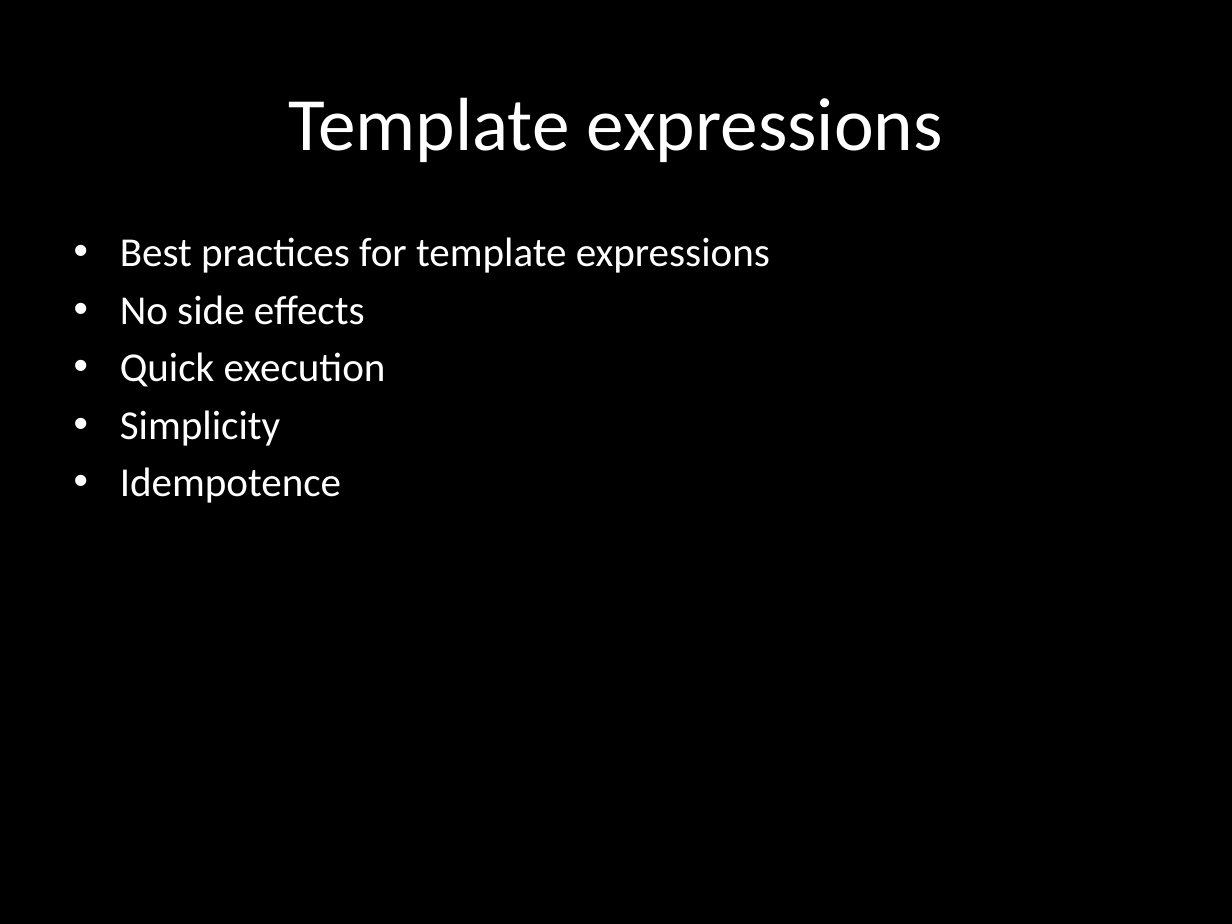
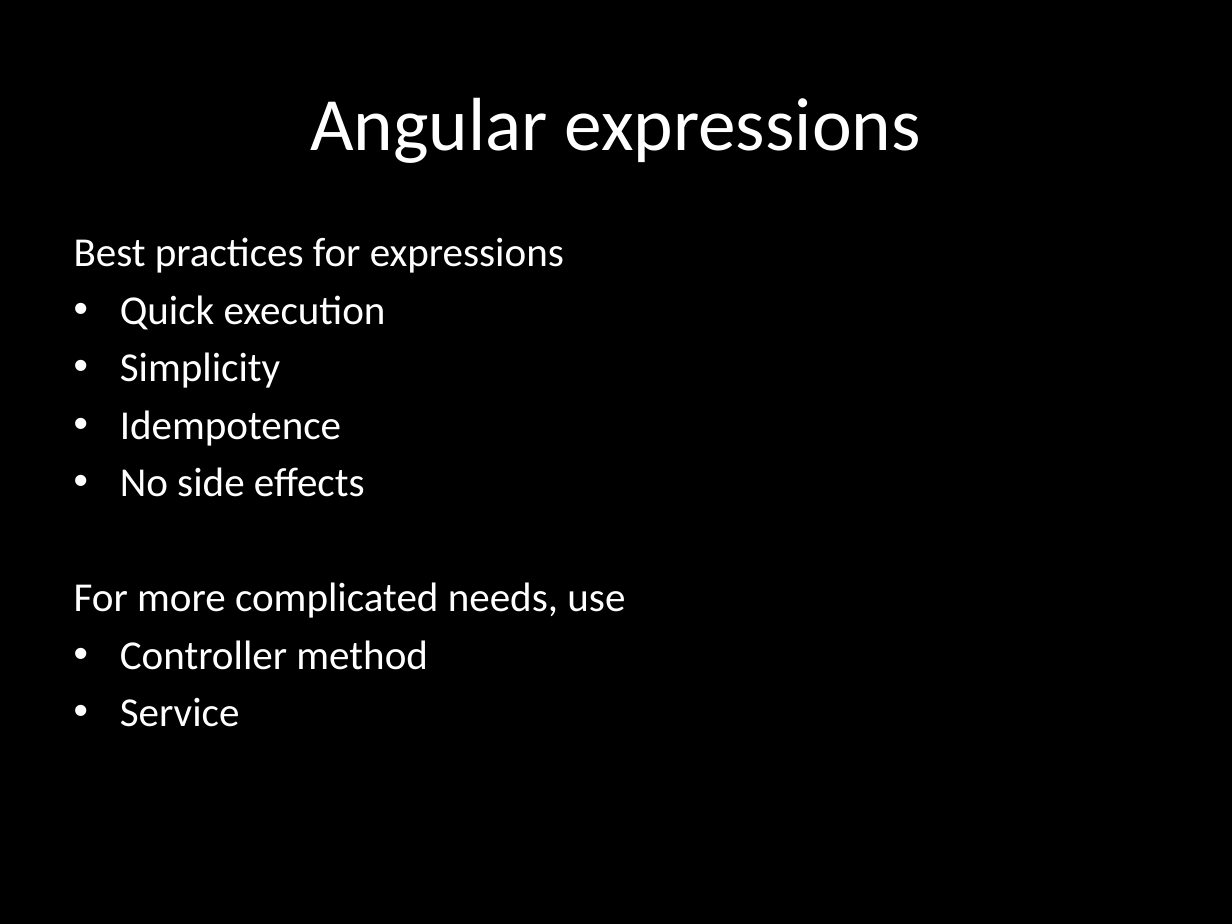
Before and after one commit to eliasjames/training-angular, a slide deck: slide 20 of slides/Angular Slides Day 1.pptx (slide 12 before the commit). Drawn at 1232x924 pixels with LibreOffice and Linux fonts; fonts in the diff are those of the drawing. Boxes give left, top, right and bottom in pixels: in the first picture for what was removed or moved away, otherwise in the second. Text is boxed around its words. In the diff, an @@ line names an element or a change of style, - is before the commit and + after.

```diff
--- a/slides/Angular Slides Day 1.pptx
+++ b/slides/Angular Slides Day 1.pptx
@@ title at [310,97,921,163]: text changed @@
-Template expressions
+Angular expressions
@@ subtitle at [74,237,564,273]: text changed @@
-• Best practices for template expressions
-• No side effects
+Best practices for expressions
@@ subtitle at [74,467,625,727]: paragraphs added @@
+• No side effects
+For more complicated needs, use
+• Controller method
+• Service
```
Also in this commit, not shown: 10 other slides changed, 10 slides added, 18 slides removed, 2 other files.
